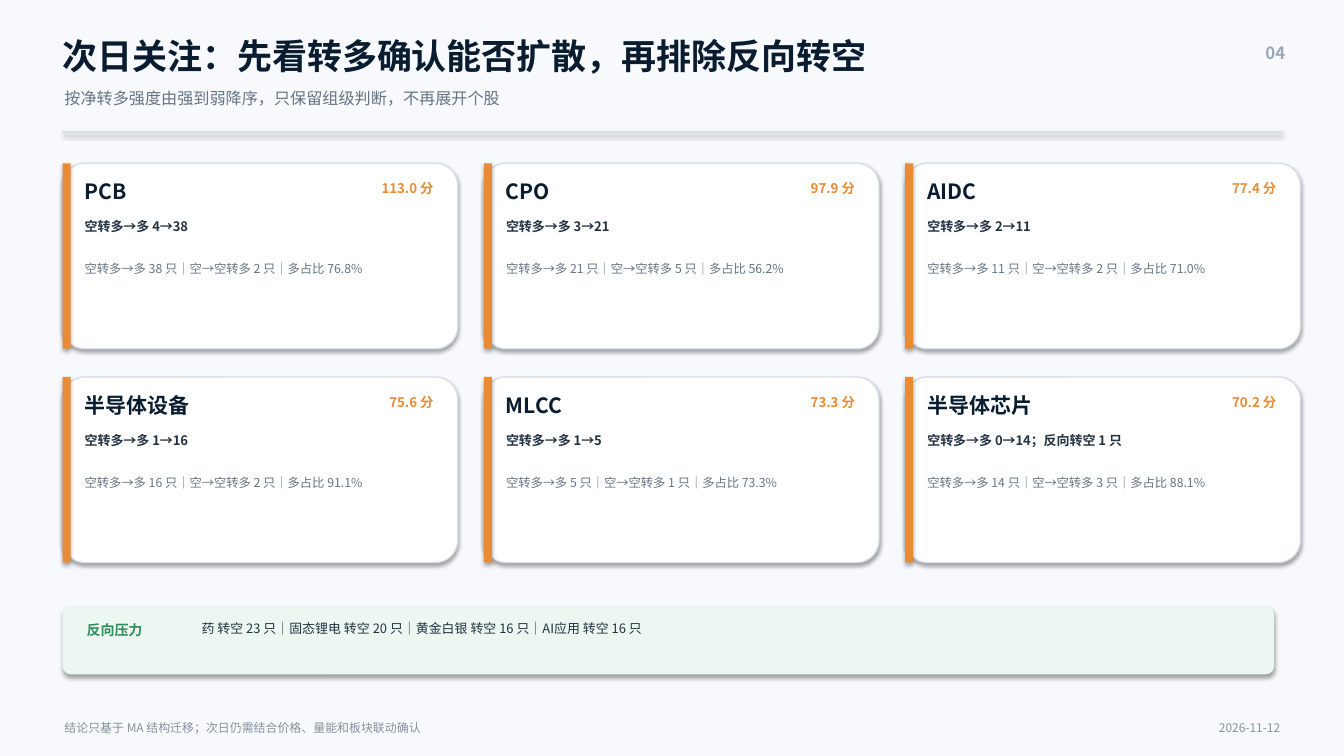
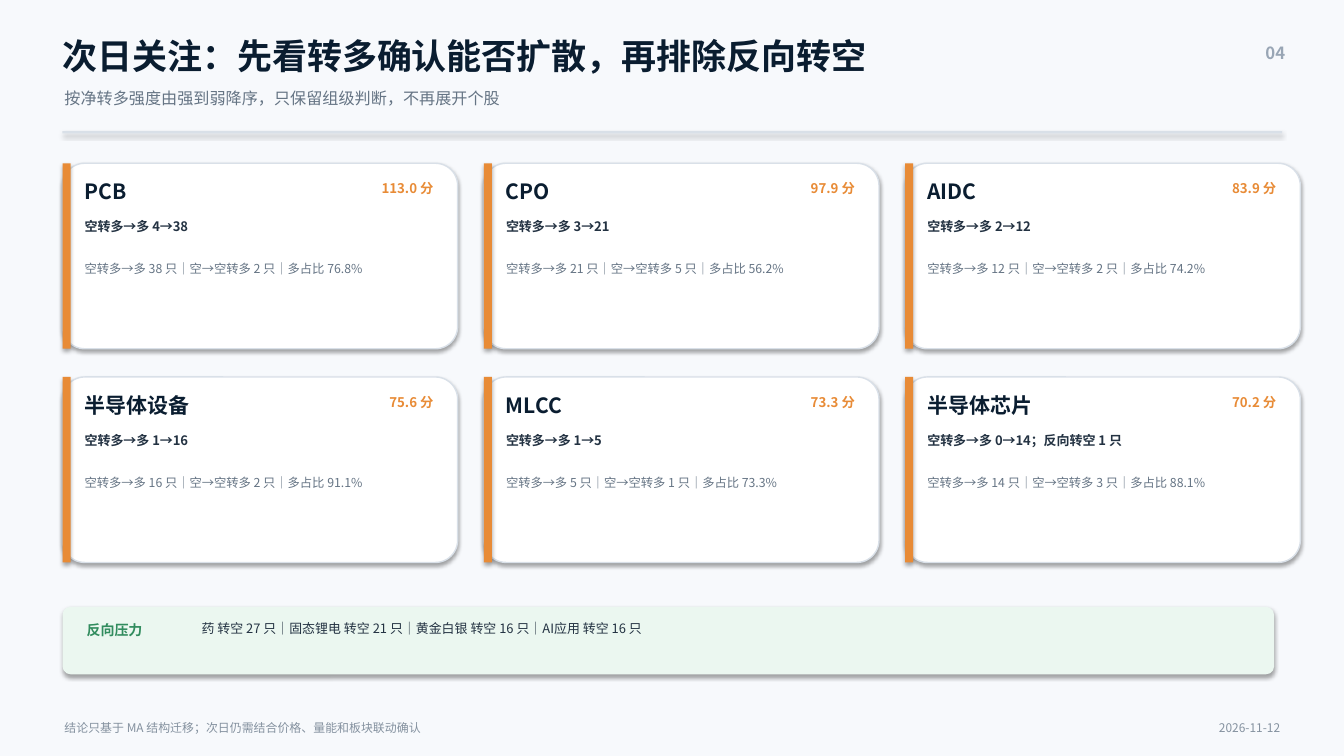
Before and after one commit to nancybhc/a-share-blast-lab, a slide deck: slide 4 of assets/多空阶段简报_2026-11-12.pptx. Drawn at 1344x756 pixels with LibreOffice and Linux fonts; fonts in the diff are those of the drawing. Boxes give left, top, right and bottom in pixels: in the first picture for what was removed or moved away, otherwise in the second. Text is boxed around its words. In the diff, an @@ line names an element or a change of style, - is before the commit and + after.

```diff
--- a/assets/多空阶段简报_2026-11-12.pptx
+++ b/assets/多空阶段简报_2026-11-12.pptx
@@ text at (1232, 182, 1276, 194): text changed @@
-77.4 分
+83.9 分
@@ text at (927, 220, 1031, 232): text changed @@
-空转多→多 2→11
+空转多→多 2→12
@@ text at (927, 262, 1205, 274): text changed @@
-空转多→多 11 只｜空→空转多 2 只｜多占比 71.0%
+空转多→多 12 只｜空→空转多 2 只｜多占比 74.2%
@@ text at (202, 622, 642, 635): text changed @@
-药 转空 23 只｜固态锂电 转空 20 只｜黄金白银 转空 16 只｜AI应用 转空 16 只
+药 转空 27 只｜固态锂电 转空 21 只｜黄金白银 转空 16 只｜AI应用 转空 16 只
```
Also in this commit, not shown: 3 other slides changed, 13 other files.
